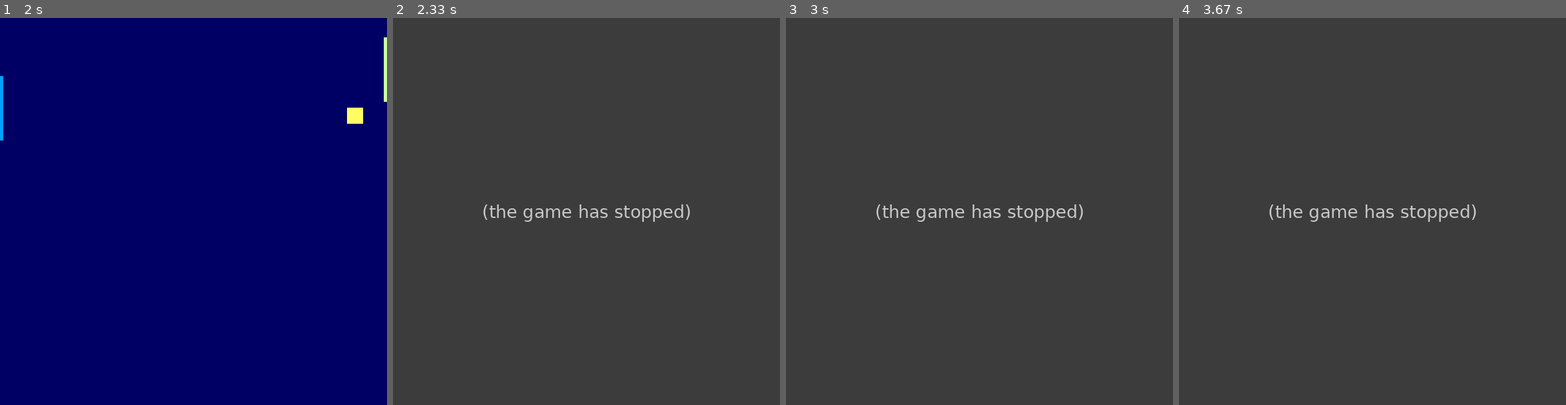
Above: before the commit, frames 1-4 (left to right).
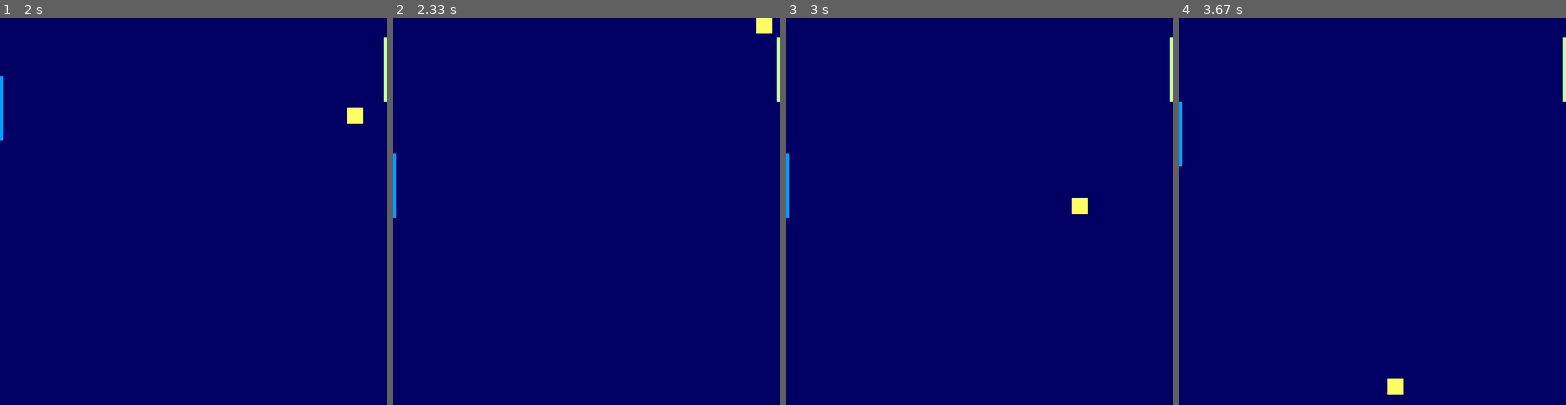
Above: after the commit, the same moments.

Repository: Th14g0o/Pygame
Game: pygame game, started from Simples/Seila.py
Two runs of this game, one before a commit and one after it. Both use one fixed random seed, a clock stepped at 60 frames per second and the inputs below.
Inputs:
- Up to frame 1 (2 s): tap S at 0.33 s; hold Down 1.17-1.63 s; hold Up from 1.67 s (still down)
- Up to frame 2 (2.33 s): release Up at 2.03 s; hold Down from 2.07 s (still down)
- Up to frame 3 (3 s): release Down at 2.43 s; hold Up 2.47-2.77 s; hold Down from 2.8 s (still down)
- Up to frame 4 (3.67 s): release Down at 3.1 s; hold Up 3.13-3.5 s; hold Down from 3.53 s (still down)

Frame 1 is identical in both runs. In frame 2, 100% of the frame differs, in the area x 0-100%, y 0-100%; in frame 3, 100%; in frame 4, 100%.
Error before the commit: NameError: name 'direita' is not defined (Seila.py line 136); the game stopped at 2.25 s (later frames are placeholders)

Commit message:
corrigindo

Diff:
--- a/Simples/Seila.py
+++ b/Simples/Seila.py
@@ -27,7 +27,7 @@
 if direction < 1:
     v_ball_x = -2
 esquerda = True
-direira = True
+direita = True
 
 tela = pygame.display.set_mode((largura, altura), pygame.RESIZABLE | pygame.SCALED)
 pygame.display.set_caption("Game0001")
